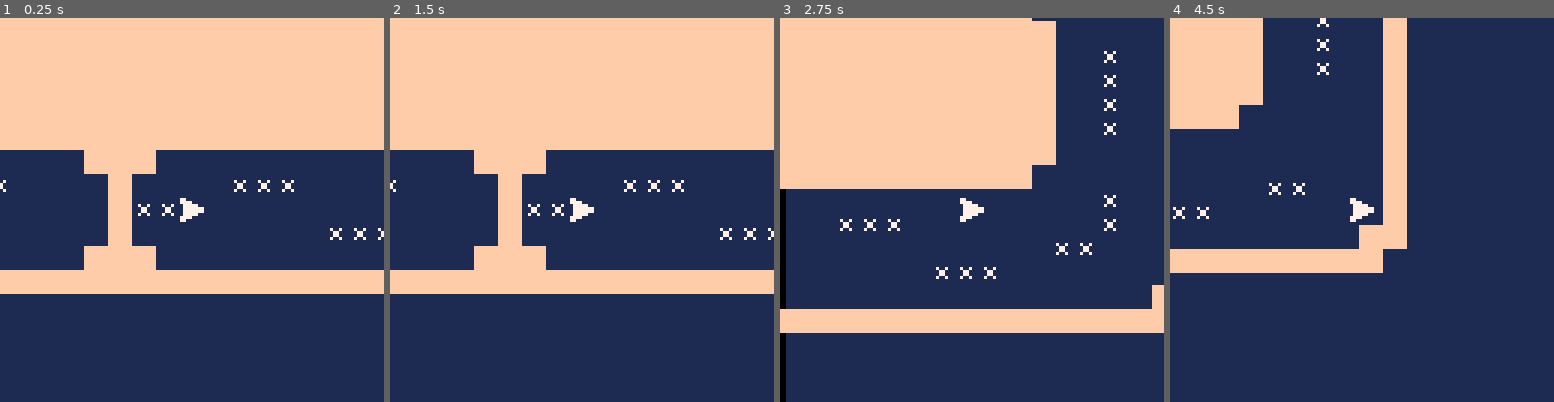
Above: before the commit, frames 1-4 (left to right).
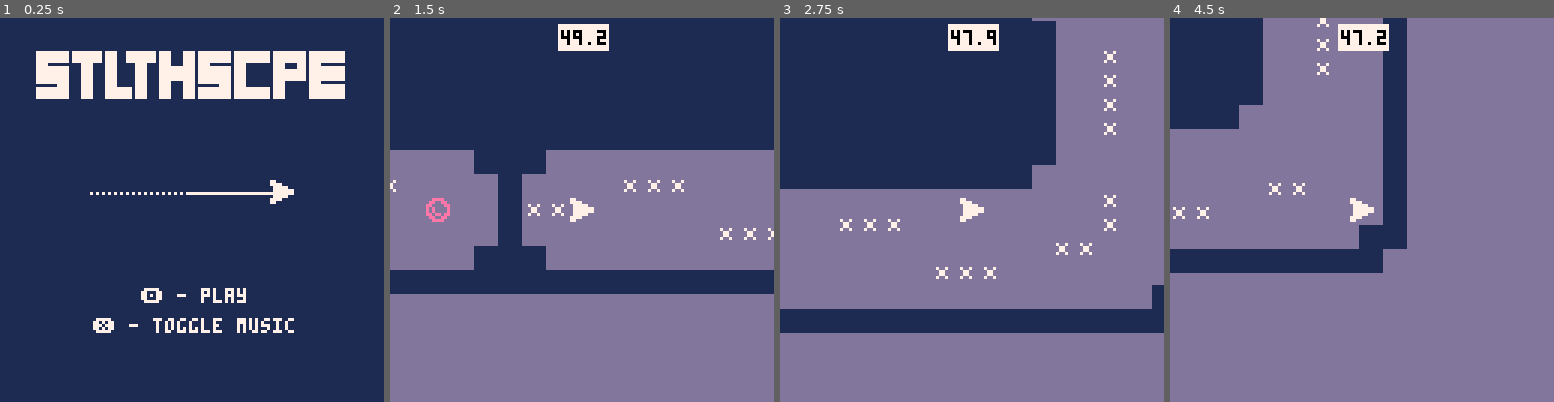
Above: after the commit, the same moments.

Repository: AndreasWebdev/StealthscapeSite
Game: PICO-8 cartridge pico8/stealthscape.p8
Two runs of this game, one before a commit and one after it. Both use one fixed random seed, a clock stepped at 60 frames per second and the inputs below.
Inputs:
- Up to frame 1 (0.25 s): no input
- Up to frame 2 (1.5 s): tap X (X key) at 0.33, 1.07 s; tap O (Z key) at 0.7 s
- Up to frame 3 (2.75 s): hold Right 1.6-2.1 s; tap O (Z key) at 1.7, 2.1, 2.5 s; tap X (X key) at 1.85 s; hold Up 2.15-2.42 s; hold Right from 2.47 s (still down)
- Up to frame 4 (4.5 s): tap O (Z key) every 0.4 s from 2.9 to 4.1 s; tap X (X key) at 2.97, 4.08 s; release Right at 3.03 s; hold Left 3.08-3.58 s; hold Down 3.63-3.97 s; hold Right from 4.02 s (still down)

The runs differ from the first frame. In frame 1, 46% of the frame differs, in the area x 0-100%, y 0-83%; in frame 2, 99%; in frame 3, 99%; in frame 4, 99%, in the area x 0-100%, y 0-100%.

Commit message:
newpico8

Diff:
--- a/pico8/stealthscape.p8
+++ b/pico8/stealthscape.p8
@@ -1,49 +1,163 @@
 pico-8 cartridge // http://www.pico-8.com
 version 27
 __lua__
+t=0
+
 function _init()
 	music(0,10000)
-	init_ship()
-	palette = {bg=1,pl=7,wl=15,en=2}
-	coins={}
+	igm=false
+	mus=true
+end
+
+function init_game()
+	if(mus) music(2,1000,7)
+
+	--objs
+	portal={x=0,y=0,box={x1=0,y1=0,x2=7,y2=7}}
+
 	crot=1
+	prot=1
+
+	stagenum=1
 
 	init_stages()
 	clear_map()
-	load_stage(1)
-
-	pal(15,palette.pl)
-	pal(7,palette.wl)
+	load_stage(stagenum)
+
+	cnch=0
+	chtm=30
 end
 
 function _update60()
-	ship_movement()
-
-	crot+=1
-	if crot > (5*3) then crot = 1 end
-
-	for c in all(coins) do
-		if(coll(ship,c)) then
-			del(coins,c)
-			sfx(3)
-		end
-	end
-
+
+	t+=1
+
+	--ingame update
+	if igm then
+		if not win then
+		 ship_movement()
+		 if(pts > 0) pts -= 1/60
+		else
+		 --retry
+		 if btn(❎) or btn(🅾️) then
+		 	if(btn(🅾️)) stagenum+=1
+		 	if(stagenum > #stages) stagenum = #stages
+		 	clear_map()
+		 	load_stage(stagenum)
+		 end
+		end
+
+		crot+=1
+		prot+=1
+		if crot > (5*3) then crot = 1 end
+		if prot > (5*7) then prot = 1 end
+
+		for c in all(coins) do
+			if(coll(ship,c)) then
+				del(coins,c)
+				if(cnch < 7) cnch+=1
+				chtm = 30
+				sfx(18+cnch)
+				pts += 0.5
+			end
+		end
+
+		if(coll(ship,portal)) then
+			win = true
+			ship.x = portal.x
+			ship.y = portal.y
+		end
+
+		if(cnch > 0) then
+			chtm-=1
+			if chtm <= 0 then
+				cnch = 0
+				chtm = 30
+			end
+		end
+
+		if(mus and stat(24) == -1) music(4)
+
+	else --menu update
+
+		if btnp(❎) then
+			if stat(24) == -1 then music(0)
+			else music(-1) end
+			mus = not mus
+		elseif btnp(🅾️) then
+		 music(-1)
+			init_game()
+			igm=true
+		end
+
+	end
 end
 
 function _draw()
+	if not igm then draw_menu()
+	else draw_game() end
+end
+
+function draw_menu()
+	cls()
+	camera(0,0)
+	rectfill(0,0,128,128,1)
+	spr(64,12,14+sin(t/128)*3,13,2)
+	spr(1,90,54)
+	line(94,58,63,58,7)
+	fillp(▥)
+	line(63,58,30,58,7)
+	fillp(█)
+	local st = "🅾️ - play"
+	print(st,63-#st*2,90)
+	st = "❎ - toggle music"
+	print(st,63-#st*2,100)
+end
+
+function draw_game()
  local camx=flr(ship.x)-64+4
  local camy=flr(ship.y)-64+4
 	cls()
-	rectfill(camx,camy,camx+128,camy+128,palette.bg)
+	rectfill(camx-4,camy-4,camx+132,camy+132,13)
 	map()
 	camera(camx,camy)
-	ship.sp = ship_spr()
-	spr(ship.sp,ship.x,ship.y)
+
+	if not win then
+		ship.sp = ship_spr()
+		spr(ship.sp,ship.x,ship.y)
+	end
 
 	for coi in all(coins) do
 		spr(9+ceil(crot/5),coi.x,coi.y)
 	end
+
+	spr(13+ceil(prot/5),portal.x,portal.y)
+
+	draw_gui(camx,camy)
+end
+
+function draw_gui(xx,yy)
+	rectfill(xx+56,yy+2,xx+72,yy+10,7)
+	color(0)
+	local scor = tostr(flr(pts))
+	scor = sub(scor,1,#scor-3)
+	local dec = flr((pts-flr(pts))*10)
+	scor = scor .. "." .. dec
+	print(scor,xx+65-#scor*2,yy+4)
+
+	if win then
+		color(7)
+		local st = "sTAGE cOMPLETE!"
+		local off = 60-#st*2
+		for i=1,#st do
+			print(sub(st,i,i),xx+i*4+off,yy+sin((t+i*5)/64)*3+24)
+		end
+		st = "pRESS 🅾️ TO cONTINUE"
+		print(st,xx+63-#st*2,yy+100)
+		st = "pRESS ❎ TO rETRY"
+		print(st,xx+63-#st*2,yy+108)
+	end
+
 end
 
 function sign(n)
@@ -64,6 +178,8 @@
 	fric=0.05,
 	box = {x1=0,y1=0,x2=7,y2=7}
 	}
+	win=false
+	pts = 50.0
 end
 
 function ship_movement()
@@ -96,11 +212,9 @@
 
 	if(ship.hs != 0 and cmap(ship.x+ship.hs,ship.y)) then
 		ship.hs = -ship.hs/2
-		sfx(1)
 	end
 	if(ship.vs != 0 and cmap(ship.x,ship.y+ship.vs)) then
 		ship.vs = -ship.vs/2
-		sfx(1)
 	end
 
 	ship.x += ship.hs
@@ -173,18 +287,23 @@
 end
 
 function load_stage(num)
-
+ init_ship()
+ coins={}
+	win = false
 	for i=0,stages[num].h-1 do
 		for j=0,stages[num].w do
 			p=j+i*(stages[num].w+2)+1
 			ob=sub(stages[num].stage,p,p)
 
-			if(ob=="1") mset(j,i,9)
-			if(ob=="7") then
+			if(ob=="1") then
+				mset(j,i,9)
+			elseif(ob=="7") then
 				ship.x = j*8
 				ship.y = i*8
-			end
-			if(ob=="2") then
+			elseif(ob=="6") then
+				portal.x = j*8
+				portal.y = i*8
+			elseif(ob=="2") then
 				add(coins,
 				{x=j*8,y=i*8,
 				box={x1=3,y1=3,x2=5,y2=5}})
@@ -233,7 +352,61 @@
 	]]
 	})
 
-end
+	add(stages,{
+	w=68,h=9,stage=[[
+	-111111111111111111111111111111111111111111111111111111111111111111-
+	11----------------------------------------------------------------11
+	1--------------111---------111--------22-----------222------111----1
+	1------------------------------------------------------------------1
+	1-------7---------222---------222---32--23111222----4-111222----6--1
+	1------------------------------------------------------------------1
+	1--------------------111222------111--22--------111----------------1
+	11----------------------------------------------------------------11
+	-111111111111111111111111111111111111111111111111111111111111111111-
+	]]
+	})
+
+end
+…(40 lines of a section not shown)…
 
 
 
Not shown, changed: 88 lines of the sprite sheet (__gfx__) section of pico8/stealthscape.p8
Not shown, changed: the music (__music__) section of pico8/stealthscape.p8
Not shown, changed: the sound effects (__sfx__) section of pico8/stealthscape.p8
Not shown, changed: pico8/stealthscape.js
